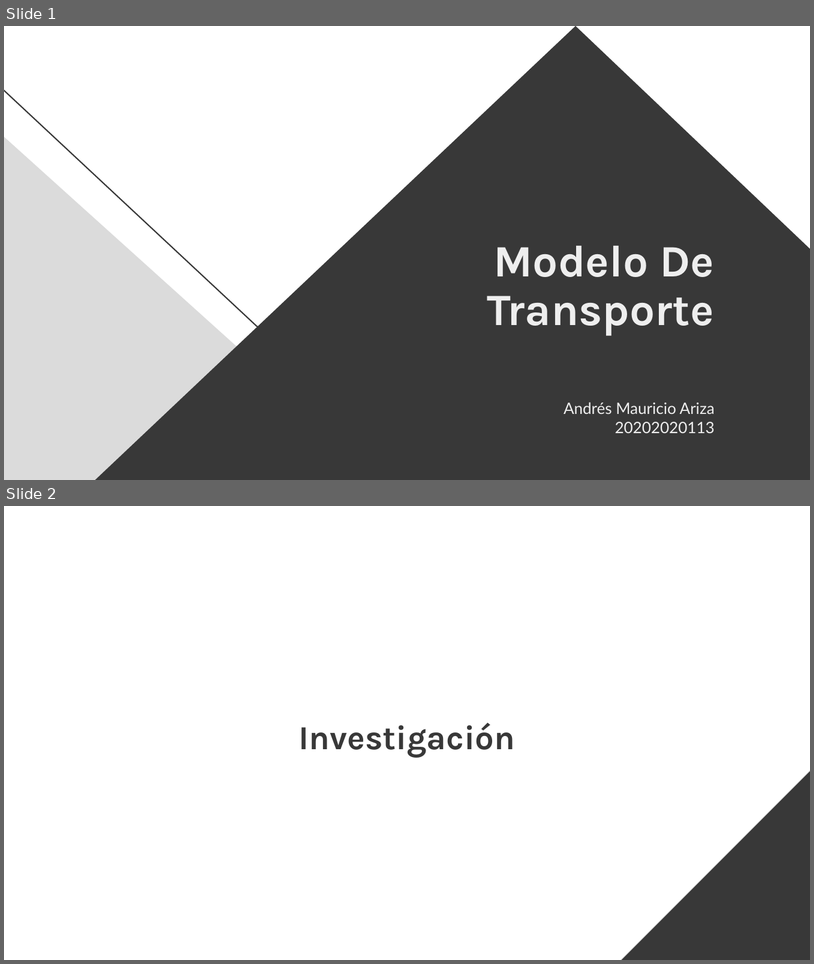
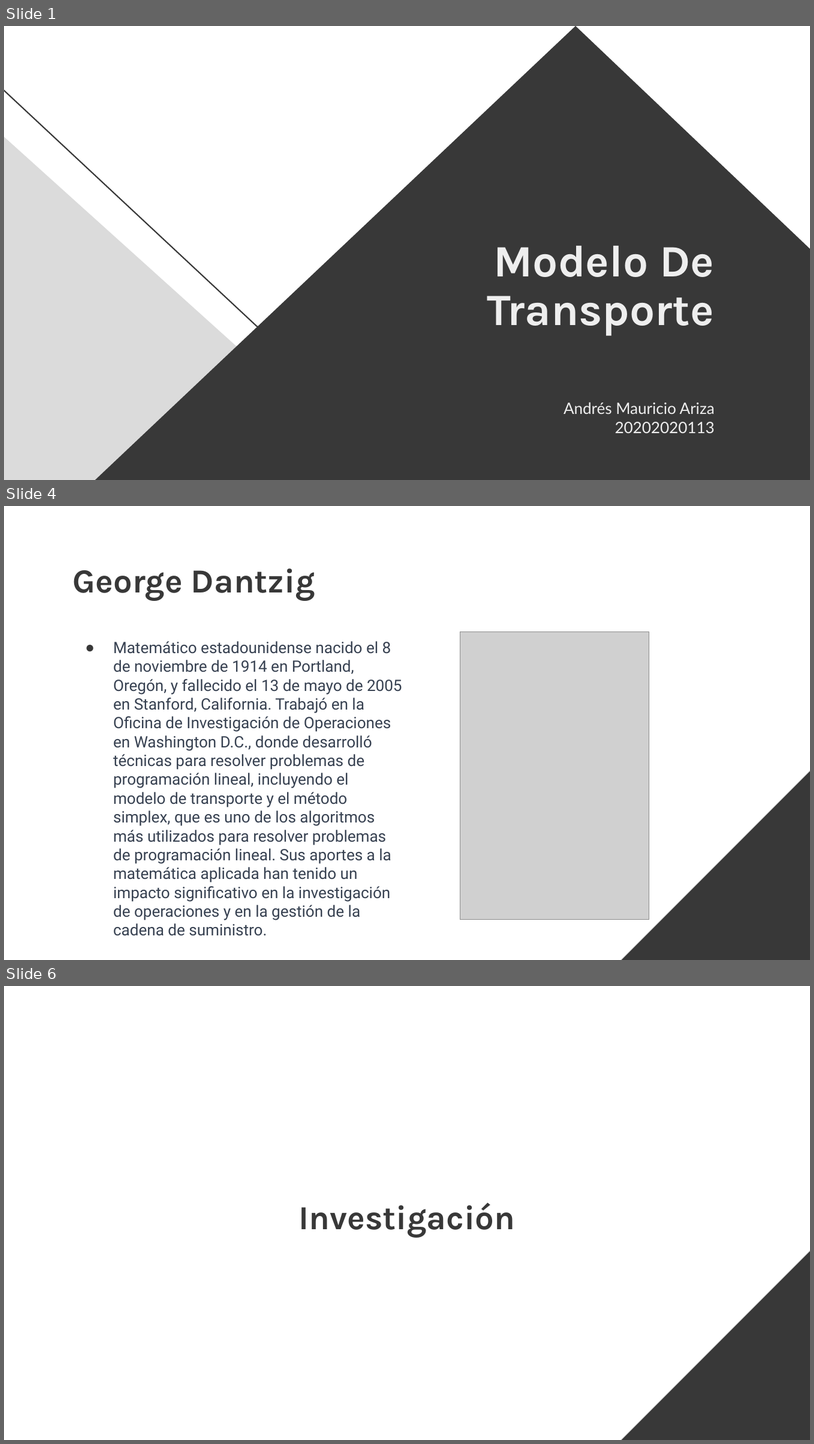
Before and after one commit to Andresmab/IO, a slide deck: Modelo Transporte/Modelo De Transporte.pptx. Shown one above the other, each under a label of ours: slides 1 and 2 before the commit, slides 1, 4 and 6 after it; the slides between them are not shown. The pictures are 814x964 and 814x1444 pixels, drawn with LibreOffice and Linux fonts; fonts in the diff are those of the drawing; grey boxes stand for pictures. Boxes give left, top, right and bottom in pixels: in the first picture for what was removed or moved away, otherwise in the second. Text is boxed around its words. In the diff, an @@ line names an element or a change of style, - is before the commit and + after.

```diff
--- a/Modelo Transporte/Modelo De Transporte.pptx
+++ b/Modelo Transporte/Modelo De Transporte.pptx
@@ slide 4 added at (4,506,810,960), background #FFFFFF; not listed: 1 template element that a slide beside it also shows @@
@@ title added at (73,568,315,600), 40 pt, text #383838, bold @@
+George Dantzig
@@ text added at (113,641,402,920), 18.7 pt, text #374151 @@
+● Matemático estadounidense nacido el 8 de noviembre de 1914 en Portland, Oregón, y fallecido el 13 de mayo de 2005 en Stanford, California. Trabajó en la Oficina de Investigación de Operaciones en Washington D.C., donde desarrolló técnicas para resolver problemas de programación lineal, incluyendo el modelo de transporte y el método simplex, que es uno de los algoritmos más utilizados para resolver problemas de programación lineal. Sus aportes a la matemática aplicada han tenido un impacto significativo en la investigación de operaciones y en la gestión de la cadena de suministro.
@@ picture added at (460,632,649,919) @@
@@ what was slide 2 is now slide 6 @@
```
Also in this commit, not shown: 6 other slides added, 1 slide removed.
